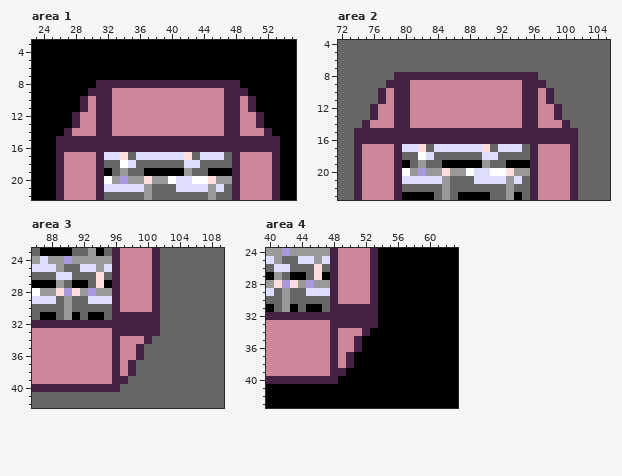
Pixel-art file, stored at assets/tiles/tilemap.aseprite. The first picture shows the starting point.
192x176 pixels, 1 frame. Colours within 5 levels of each other are drawn and written as one. Shown: area 1: x 23..55, y 3..22; area 2: x 72..105, y 4..23; area 3: x 86..109, y 23..42; area 4: x 40..63, y 24..43. The commit also changed other parts of the picture, which this record leaves out.
Once edited:
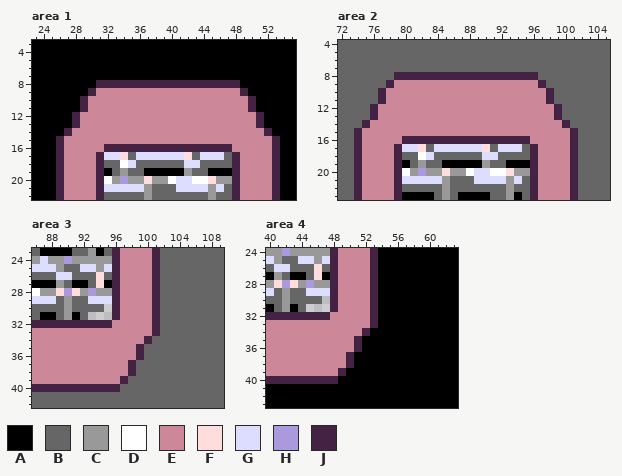
Palette (. is transparent): A #000000  B #666666  C #999999  D #ffffff  E #cc8899  F #ffdddd  G #ddddff  H #aa99dd  J #442244
Changes in this commit:
Area 1, layer "Dibujo":
y 9..14: x 31..32 JJ -> EE; x 47..48 JJ -> EE
y 15: x 27..52 JJJJJJJJJJJJJJJJJJJJJJJJJJ -> EEEEEEEEEEEEEEEEEEEEEEEEEE
y 16: x 27..31 JJJJJ -> EEEEE; x 48..52 JJJJJ -> EEEEE
Area 2, layer "Dibujo":
y 9..14: x 79..80 JJ -> EE; x 95..96 JJ -> EE
y 15: x 75..100 JJJJJJJJJJJJJJJJJJJJJJJJJJ -> EEEEEEEEEEEEEEEEEEEEEEEEEE
y 16: x 75..79 JJJJJ -> EEEEE; x 96..100 JJJJJ -> EEEEE
Area 3, layer "Dibujo":
y 30: x 95 B -> .
y 31: x 93..95 AAB -> ...; x 97..100 JJJJ -> EEEE
y 32..33: x 96..100 JJJJJ -> EEEEE
y 34..39: x 96 J -> E
Area 4, layer "Dibujo":
y 30: x 47 B -> .
y 31: x 45..47 AAB -> ...; x 49..52 JJJJ -> EEEE
y 32..33: x 48..52 JJJJJ -> EEEEE
y 34..39: x 48 J -> E
